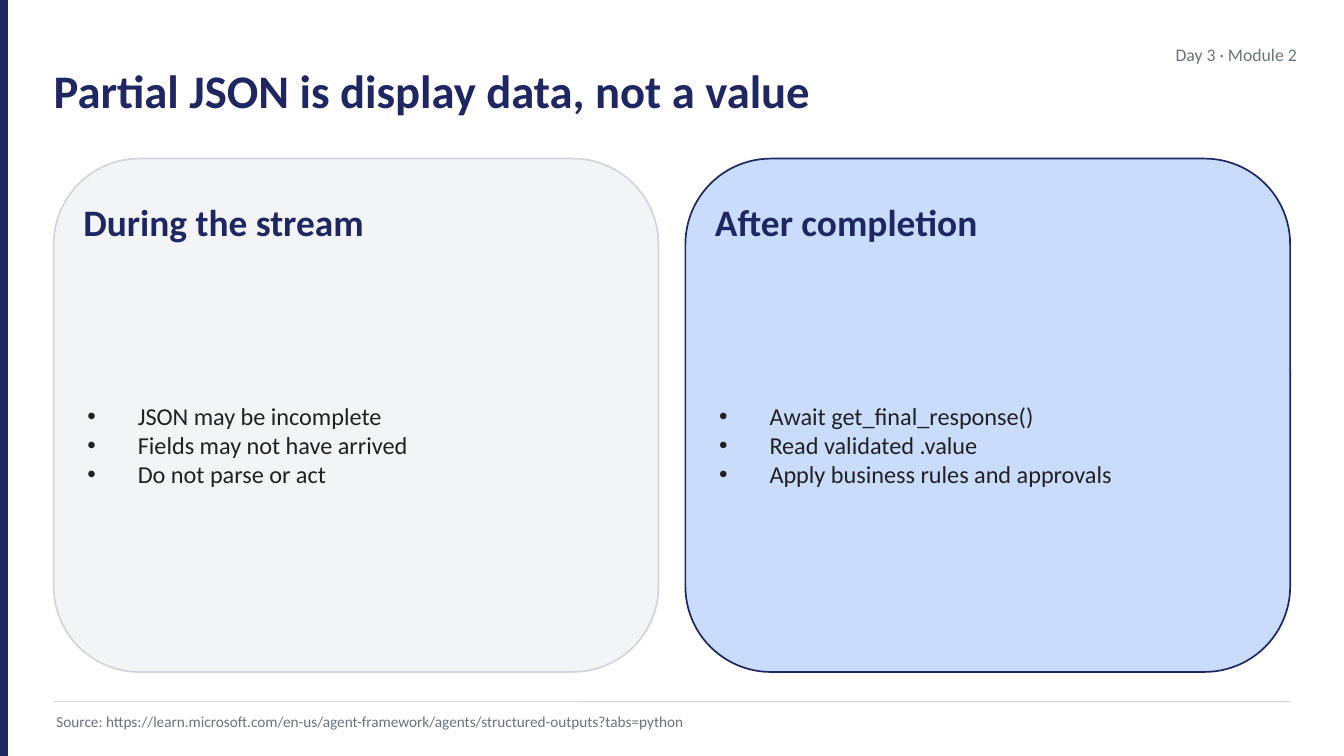
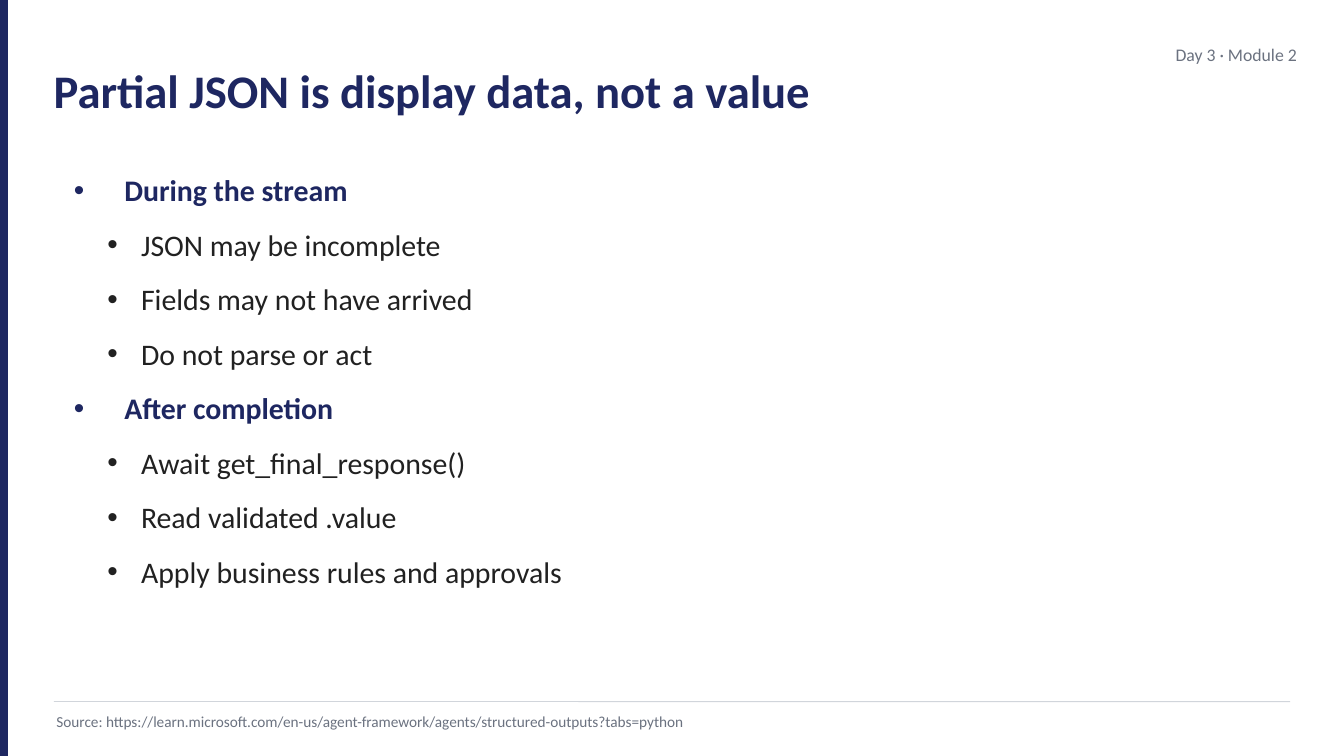
Before and after one commit to JimPiquant/Building-AI-Apps-and-Agents, a slide deck: slide 10 of decks/day3/module-2-streaming-structured.pptx (slide 11 before the commit). Drawn at 1344x756 pixels with LibreOffice and Linux fonts; fonts in the diff are those of the drawing. Boxes give left, top, right and bottom in pixels: in the first picture for what was removed or moved away, otherwise in the second. Text is boxed around its words. In the diff, an @@ line names an element or a change of style, - is before the commit and + after.

```diff
--- a/decks/day3/module-2-streaming-structured.pptx
+++ b/decks/day3/module-2-streaming-structured.pptx
@@ rounded rectangle removed at box(54, 159, 659, 672) @@
@@ text "During the stream": place and size @@
-text "During the stream" at box(138, 408, 408, 487)
+text "During the stream" at box(124, 180, 562, 588)
@@ text "During the stream" at box(124, 180, 562, 588): vertical alignment middle to top @@
@@ rounded rectangle removed at box(685, 159, 1290, 672) @@
@@ text removed at box(83, 209, 364, 243) @@
-During the stream
@@ text at box(124, 180, 348, 206): paragraph added @@
+• During the stream
@@ text at box(141, 235, 472, 370): size 13 to 16 pt in "JSON may be incomplete", "Fields may not have arrived", "Do not parse or act"; list level 1 to 2 in "JSON may be incomplete"; list level 1 to 2 in "Fields may not have arrived"; list level 1 to 2 in "Do not parse or act" @@
@@ text removed at box(715, 210, 977, 242) @@
-After completion
@@ text at box(124, 398, 562, 588): paragraphs added @@
+• After completion
+  • Await get_final_response()
+  • Read validated .value
+  • Apply business rules and approvals
@@ text removed at box(770, 407, 1112, 487) @@
-• Await get_final_response()
-• Read validated .value
-• Apply business rules and approvals
```
Also in this commit, not shown: 8 other slides changed, 2 slides removed, 28 other files.
